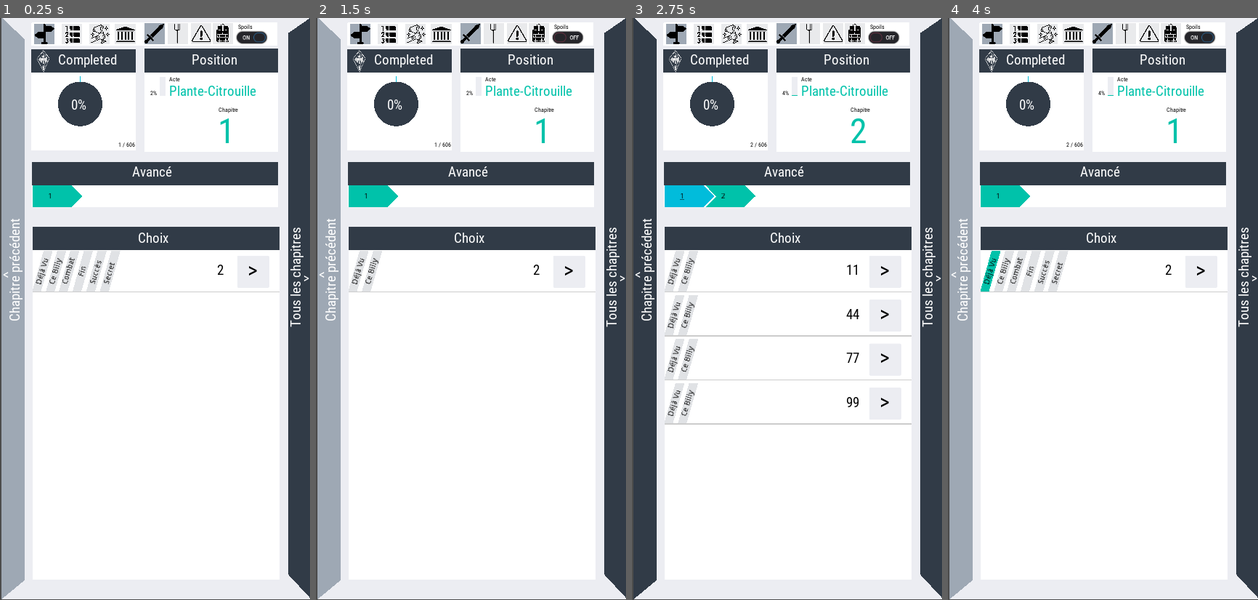
Above: before the commit, frames 1-4 (left to right).
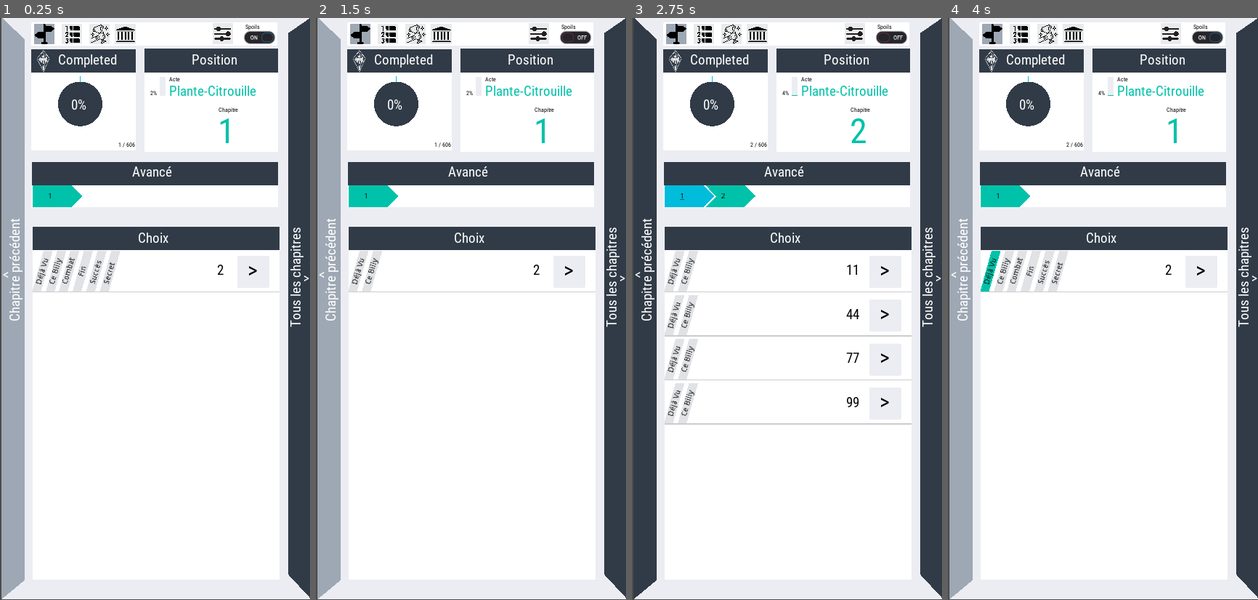
Above: after the commit, the same moments.

Repository: naparuba/fdcn
Game: Godot game, scene res://main.tscn
Two runs of this game, one before a commit and one after it. Both use one fixed random seed, a clock stepped at 60 frames per second and the inputs below. Sound files missing from this copy of the repository are replaced by a short silence.
Inputs (mouse positions are in pixels of both pictures, inside the frame that each line leads up to; where the layout moved, square brackets give the same spot in the first picture):
- Up to frame 1 (0.25 s): no input
- Up to frame 2 (1.5 s): click (328, 309) at 0.52 s; click (576, 35) [567, 35] at 1.25 s
- Up to frame 3 (2.75 s): click (886, 274) at 2 s
- Up to frame 4 (4 s): click (960, 309) at 2.77 s; click (1208, 35) [1199, 35] at 3.5 s

The runs differ from the first frame. In frame 1, 0.6% of the frame differs, in the area x 46-89%, y 0-5%; in frame 2, 0.6%; in frame 3, 0.6%; in frame 4, 0.6%.

Commit message:
Add: menu options avec choix u billy en couleur Reste: afficher le type de billy en haut

Diff:
--- a/LoreEntry.gd
+++ b/LoreEntry.gd
@@ -24,7 +24,6 @@
 
 	var texture = Utils.load_external_texture(pth, null)
 	$Sprite.texture = texture
-
 
 
 
--- a/fdcn-1-compilated-secrets.json
+++ b/fdcn-1-compilated-secrets.json
@@ -14,6 +14,7 @@
     152,
     159,
     170,
+    221,
     259,
     282,
     301,
--- a/main.gd
+++ b/main.gd
@@ -360,7 +360,28 @@
 			success.set_not_already_seen()
 
 
+func _refresh_options():
+	var type_billy_param = AppParameters.get_billy_type()
+	var sprite_by_billy = {
+		'guerrier':    $Options/BlockGuerrier/sprite,
+		'paysan':      $Options/BlockPaysan/sprite,
+		'prudent':     $Options/BlockPrudent/sprite,
+		'debrouillard':$Options/BlockDebrouillard/sprite
+	}
+
+	# Gray ALL .material.set_shader_param("param_name", value)
+	for billy in sprite_by_billy.keys():
+		var sprite = sprite_by_billy[billy]
+		sprite.material.set_shader_param("grayscale", true)
+	# Colorize the selected one
+	sprite_by_billy[type_billy_param].material.set_shader_param("grayscale", false)
+
+
 func refresh():
+
+	# Update all options based on params
+	self._refresh_options()
+
 	# Update the top menu with parameters
 	for top_menu in self.top_menus:
 		top_menu.set_spoils()
@@ -477,7 +498,7 @@
 	var choices = $Background/Next/ScrollContainer/Choices
 	delete_children(choices)
 	for son_id in sons_ids:
-		print('My son: %s' % son_id)
+		#print('My son: %s' % son_id)
 
 		# If the son is now ok to be shown, skip it
 		if !self.is_node_id_freely_showable(son_id, secret_jumps):
@@ -487,7 +508,7 @@
 
 		var choice = Choice.instance()
 		choice.set_main(self)
-		print('NODE: %s' % son)
+		#print('NODE: %s' % son)
 		choice.set_chapitre(son['computed']['id'])
 		# Update if spoils need to be shown (or not), can depend if we already seen this node
 		if self.is_node_id_freely_full_on_all_chapters(son_id):
@@ -575,28 +596,26 @@
 	self.refresh()
 
 
+func set_billy(billy_type):
+	AppParameters.set_billy_type(billy_type)
+	self.refresh()
+	Sounder.play('billy-%s.mp3' % billy_type)
+
+
 func _switch_to_guerrier():
-	AppParameters.set_billy_type('guerrier')
-	self.refresh()
-	Sounder.play('billy-guerrier.mp3')
+	self.set_billy('guerrier')
 
 
 func _switch_to_paysan():
-	AppParameters.set_billy_type('paysan')
-	self.refresh()
-	Sounder.play('billy-paysan.mp3')
+	self.set_billy('paysan')
 
 
 func _switch_to_prudent():
-	AppParameters.set_billy_type('prudent')
-	self.refresh()
-	Sounder.play('billy-prudent.mp3')
+	self.set_billy('prudent')
 
 
 func _switch_to_debrouillard():
-	AppParameters.set_billy_type('debrouillard')
-	self.refresh()
-	Sounder.play('billy-debrouillard.mp3')
+	self.set_billy('debrouillard')
 
 
 func _on_main_background_gui_input(event):
@@ -655,3 +674,12 @@
 
 func _on_button_pressed_twitter():
 	OS.shell_open("https://twitter.com/naparuba");
+
+
+func show_options():
+	$Options.visible = true
+
+
+func _on_options_validate_button_pressed():
+	print('BUTTON: validate')
+	$Options.visible = false
--- a/main.tscn
+++ b/main.tscn
@@ -23,6 +23,13 @@
 [ext_resource path="res://images/bug.png" type="Texture" id=21]
 [ext_resource path="res://images/twitter.png" type="Texture" id=22]
 [ext_resource path="res://SuccessPopup.tscn" type="PackedScene" id=23]
+[ext_resource path="res://images/billys/debrouillard.png" type="Texture" id=24]
+[ext_resource path="res://images/billys/prudent.png" type="Texture" id=25]
+[ext_resource path="res://images/billys/paysan.png" type="Texture" id=26]
+[ext_resource path="res://images/billys/guerrier.png" type="Texture" id=27]
+[ext_resource path="res://shaders/gray.gdshader" type="Shader" id=28]
+[ext_resource path="res://shaders/shader_grey.tres" type="Material" id=29]
+[ext_resource path="res://images/blue-tick.png" type="Texture" id=30]
 
 [sub_resource type="StyleBoxFlat" id=1]
 bg_color = Color( 0.92549, 0.929412, 0.94902, 1 )
@@ -58,6 +65,35 @@
 [sub_resource type="DynamicFont" id=8]
 size = 32
 font_data = ExtResource( 13 )
+
+[sub_resource type="StyleBoxFlat" id=9]
+bg_color = Color( 1, 1, 1, 1 )
+
+[sub_resource type="StyleBoxFlat" id=10]
+bg_color = Color( 0.192157, 0.231373, 0.278431, 1 )
+
+[sub_resource type="StyleBoxFlat" id=11]
+bg_color = Color( 0.913725, 0.917647, 0.92549, 1 )
+
+[sub_resource type="StyleBoxEmpty" id=12]
+
+[sub_resource type="StyleBoxEmpty" id=13]
+
+[sub_resource type="ShaderMaterial" id=14]
+shader = ExtResource( 28 )
+shader_param/grayscale = false
+
+[sub_resource type="StyleBoxEmpty" id=15]
+
+[sub_resource type="ShaderMaterial" id=16]
+shader = ExtResource( 28 )
+shader_param/grayscale = false
+
+[sub_resource type="StyleBoxEmpty" id=17]
+
+[sub_resource type="ShaderMaterial" id=18]
+shader = ExtResource( 28 )
+shader_param/grayscale = false
 
 [node name="main" type="Node2D"]
 script = ExtResource( 1 )
@@ -1545,6 +1581,158 @@
 [node name="AudioPlayer" type="AudioStreamPlayer2D" parent="."]
 
 [node name="SuccessPopup" parent="." instance=ExtResource( 23 )]
+
+[node name="Options" type="Panel" parent="."]
+visible = false
+margin_left = 5.05872
+margin_top = 14.0045
+margin_right = 553.059
+margin_bottom = 1028.0
+custom_styles/panel = SubResource( 9 )
+__meta__ = {
+"_edit_use_anchors_": false
+}
+
+[node name="Header" type="Panel" parent="Options"]
+margin_right = 548.0
+margin_bottom = 42.0
+mouse_filter = 1
+custom_styles/panel = SubResource( 10 )
+__meta__ = {
+"_edit_use_anchors_": false
+}
+
+[node name="Label" type="Label" parent="Options/Header"]
+margin_left = 170.219
+margin_top = 6.5009
+margin_right = 354.219
+margin_bottom = 37.5009
+custom_fonts/font = ExtResource( 2 )
+text = "Options"
+align = 1
+__meta__ = {
+"_edit_use_anchors_": false
+}
+
+[node name="tick" type="Panel" parent="Options/Header"]
+margin_left = 497.592
+margin_top = 2.68369
+margin_right = 533.592
+margin_bottom = 38.6837
+custom_styles/panel = SubResource( 11 )
+__meta__ = {
+"_edit_use_anchors_": false
+}
+
+[node name="tick" type="Sprite" parent="Options/Header/tick"]
+position = Vector2( 19.082, 17.7634 )
+scale = Vector2( 0.0471715, 0.0471715 )
+texture = ExtResource( 30 )
+
+[node name="button" type="TextureButton" parent="Options/Header/tick"]
+margin_left = -1.04053
+margin_top = -1.78381
+margin_right = 38.9595
+margin_bottom = 38.2162
+
+[node name="BlockGuerrier" type="Panel" parent="Options"]
+margin_left = 24.8176
+margin_top = 62.1487
+margin_right = 185.818
+margin_bottom = 498.149
+rect_scale = Vector2( 0.7, 0.7 )
+custom_styles/panel = SubResource( 12 )
+__meta__ = {
+"_edit_use_anchors_": false
+}
+
+[node name="sprite" type="Sprite" parent="Options/BlockGuerrier"]
+material = ExtResource( 29 )
+position = Vector2( 81.5072, 218.73 )
+texture = ExtResource( 27 )
+
+[node name="button" type="TextureButton" parent="Options/BlockGuerrier"]
+margin_left = -1.0
+margin_right = 162.0
+margin_bottom = 443.0
+__meta__ = {
+"_edit_use_anchors_": false
+}
+
+[node name="BlockPaysan" type="Panel" parent="Options"]
+margin_left = 138.0
+margin_top = 62.0
+margin_right = 305.0
+margin_bottom = 499.0
+rect_scale = Vector2( 0.7, 0.7 )
+custom_styles/panel = SubResource( 13 )
+__meta__ = {
+"_edit_use_anchors_": false
+}
+
+[node name="sprite" type="Sprite" parent="Options/BlockPaysan"]
+material = SubResource( 14 )
+position = Vector2( 83.8195, 218.718 )
+texture = ExtResource( 26 )
+
+[node name="button" type="TextureButton" parent="Options/BlockPaysan"]
+margin_left = 9.0
+margin_top = 6.0
+margin_right = 187.0
+margin_bottom = 448.0
+__meta__ = {
+"_edit_use_anchors_": false
+}
+
+[node name="BlockPrudent" type="Panel" parent="Options"]
+margin_left = 254.277
+margin_top = 62.1189
+margin_right = 422.277
+margin_bottom = 498.119
+rect_scale = Vector2( 0.7, 0.7 )
+custom_styles/panel = SubResource( 15 )
+__meta__ = {
+"_edit_use_anchors_": false
+}
+
+[node name="sprite" type="Sprite" parent="Options/BlockPrudent"]
+material = SubResource( 16 )
+position = Vector2( 83.8195, 218.718 )
+texture = ExtResource( 25 )
+
+[node name="button" type="TextureButton" parent="Options/BlockPrudent"]
+margin_left = 9.0
+margin_top = 3.0
+margin_right = 188.0
+margin_bottom = 447.0
+__meta__ = {
+"_edit_use_anchors_": false
+}
+
+[node name="BlockDebrouillard" type="Panel" parent="Options"]
+margin_left = 371.767
+margin_top = 63.4112
+margin_right = 568.767
+margin_bottom = 497.411
+rect_scale = Vector2( 0.7, 0.7 )
+custom_styles/panel = SubResource( 17 )
+__meta__ = {
+"_edit_use_anchors_": false
+}
+
+[node name="sprite" type="Sprite" parent="Options/BlockDebrouillard"]
+material = SubResource( 18 )
+position = Vector2( 98.2081, 217.282 )
+texture = ExtResource( 24 )
+
+[node name="button" type="TextureButton" parent="Options/BlockDebrouillard"]
+margin_left = -4.0
+margin_top = 6.0
+margin_right = 201.0
+margin_bottom = 453.0
+__meta__ = {
+"_edit_use_anchors_": false
+}
 
 [connection signal="gui_input" from="Background" to="." method="_on_main_background_gui_input"]
 [connection signal="gui_input" from="Chapitres" to="." method="_on_main_background_gui_input"]
@@ -1561,3 +1749,8 @@
 [connection signal="pressed" from="About/Actions/nouveau_billy/Button" to="." method="_on_button_new_billy"]
 [connection signal="pressed" from="About/Actions/new_bug/Button" to="." method="_on_button_bug"]
 [connection signal="pressed" from="About/About/twitter/Button" to="." method="_on_button_pressed_twitter"]
+[connection signal="pressed" from="Options/Header/tick/button" to="." method="_on_options_validate_button_pressed"]
+[connection signal="pressed" from="Options/BlockGuerrier/button" to="." method="_switch_to_guerrier"]
+[connection signal="pressed" from="Options/BlockPaysan/button" to="." method="_switch_to_paysan"]
+[connection signal="pressed" from="Options/BlockPrudent/button" to="." method="_switch_to_prudent"]
+[connection signal="pressed" from="Options/BlockDebrouillard/button" to="." method="_switch_to_debrouillard"]
--- /dev/null
+++ b/shaders/gray.gdshader
@@ -0,0 +1,13 @@
+shader_type canvas_item;
+
+uniform bool grayscale = false;
+
+
+void fragment() {
+
+    COLOR = texture(TEXTURE, UV);
+	if (grayscale){
+	    float avg = (COLOR.r + COLOR.g + COLOR.b) / 3.0;
+    	COLOR.rgb = vec3(avg);
+	}
+}
--- /dev/null
+++ b/shaders/shader_grey.tres
@@ -0,0 +1,7 @@
+[gd_resource type="ShaderMaterial" load_steps=2 format=2]
+
+[ext_resource path="res://shaders/gray.gdshader" type="Shader" id=1]
+
+[resource]
+shader = ExtResource( 1 )
+shader_param/grayscale = false
--- a/top_menu.gd
+++ b/top_menu.gd
@@ -73,16 +73,25 @@
 
 
 func _switch_to_guerrier():
+	print('guerrier')
 	self.main._switch_to_guerrier()
 
 
 func _switch_to_paysan():
+	print('paysan')
 	self.main._switch_to_paysan()
 
 
 func _switch_to_prudent():
+	print('prudent')
 	self.main._switch_to_prudent()
 
 
 func _switch_to_debrouillard():
+	print('debrouillard')
 	self.main._switch_to_debrouillard()
+
+
+func _on_button_options():
+	print('SHOW OPTIONS')
+	self.main.show_options()
--- a/top_menu.tscn
+++ b/top_menu.tscn
@@ -10,6 +10,7 @@
 [ext_resource path="res://images/chemin.png" type="Texture" id=8]
 [ext_resource path="res://images/chapter.png" type="Texture" id=9]
 [ext_resource path="res://top_menu.gd" type="Script" id=10]
+[ext_resource path="res://images/options.png" type="Texture" id=11]
 
 [sub_resource type="StyleBoxFlat" id=1]
 bg_color = Color( 1, 1, 1, 1 )
@@ -167,6 +168,7 @@
 }
 
 [node name="BlockGuerrier" type="Panel" parent="Billys"]
+visible = false
 margin_left = 4.64337
 margin_top = 1.22163
 margin_right = 41.6434
@@ -191,6 +193,7 @@
 }
 
 [node name="BlockPaysan" type="Panel" parent="Billys"]
+visible = false
 margin_left = 46.6832
 margin_top = 0.971634
 margin_right = 83.6832
@@ -213,6 +216,7 @@
 }
 
 [node name="BlockPrudent" type="Panel" parent="Billys"]
+visible = false
 margin_left = 88.7785
 margin_top = 1.06625
 margin_right = 125.779
@@ -237,6 +241,7 @@
 }
 
 [node name="BlockDebrouillard" type="Panel" parent="Billys"]
+visible = false
 margin_left = 128.423
 margin_top = 0.596634
 margin_right = 165.423
@@ -260,11 +265,35 @@
 "_edit_use_anchors_": false
 }
 
+[node name="BlockOptions" type="Panel" parent="Billys"]
+margin_left = 128.423
+margin_top = 0.596634
+margin_right = 165.423
+margin_bottom = 37.5966
+custom_styles/panel = SubResource( 10 )
+__meta__ = {
+"_edit_use_anchors_": false
+}
+
+[node name="sprite" type="Sprite" parent="Billys/BlockOptions"]
+position = Vector2( 18.0825, 18.9207 )
+scale = Vector2( 0.0692117, 0.0691995 )
+texture = ExtResource( 11 )
+
+[node name="button" type="TextureButton" parent="Billys/BlockOptions"]
+margin_left = -0.873657
+margin_top = 0.672302
+margin_right = 36.1263
+margin_bottom = 37.6723
+__meta__ = {
+"_edit_use_anchors_": false
+}
+
 [node name="SpoilLabel" type="Label" parent="Billys"]
-margin_left = 174.026
-margin_top = 1.34485
-margin_right = 244.026
-margin_bottom = 15.3448
+margin_left = 187.901
+margin_top = 0.924394
+margin_right = 257.901
+margin_bottom = 14.9244
 custom_fonts/font = ExtResource( 2 )
 custom_colors/font_color = Color( 0, 0, 0, 1 )
 custom_constants/shadow_offset_x = 0
@@ -276,10 +305,10 @@
 }
 
 [node name="SpoilButton" type="CheckButton" parent="Billys"]
-margin_left = 162.0
-margin_top = 7.0
-margin_right = 238.0
-margin_bottom = 47.0
+margin_left = 175.875
+margin_top = 6.57954
+margin_right = 251.875
+margin_bottom = 46.5795
 focus_mode = 0
 pressed = true
 flat = true
@@ -295,4 +324,5 @@
 [connection signal="pressed" from="Billys/BlockPaysan/button" to="." method="_switch_to_paysan"]
 [connection signal="pressed" from="Billys/BlockPrudent/button" to="." method="_switch_to_prudent"]
 [connection signal="pressed" from="Billys/BlockDebrouillard/button" to="." method="_switch_to_debrouillard"]
+[connection signal="pressed" from="Billys/BlockOptions/button" to="." method="_on_button_options"]
 [connection signal="toggled" from="Billys/SpoilButton" to="." method="_on_spoil_button_toggled"]
Binary file added: images/blue-tick.png
Binary file added: images/options.png
Not shown: 1 places in main.tscn that only renumber resources
Not shown: 1 places in top_menu.tscn that only renumber resources
